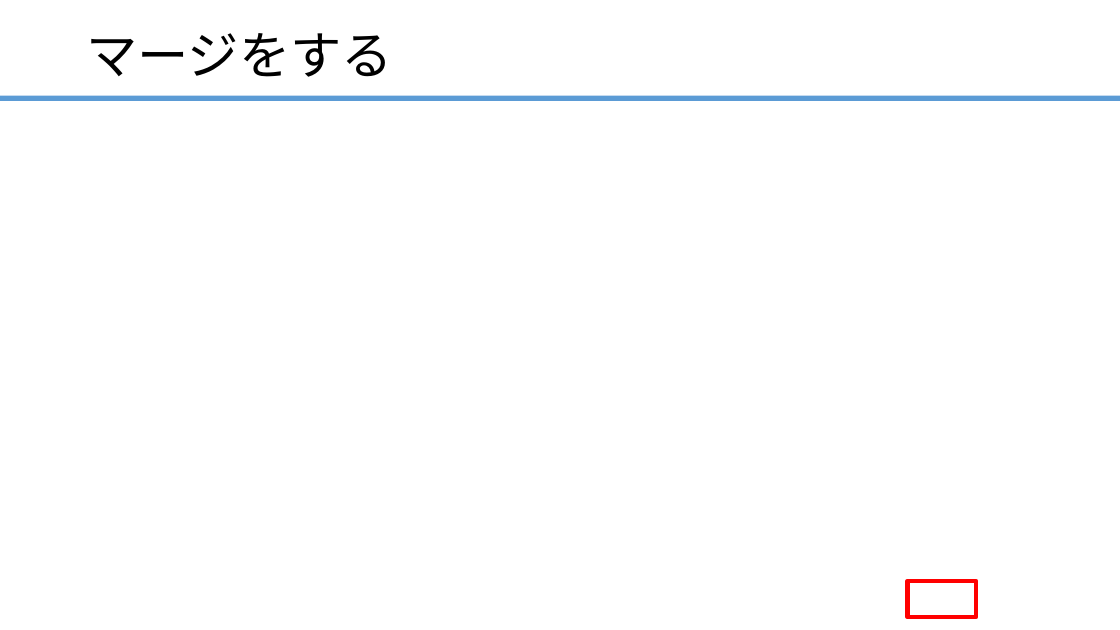
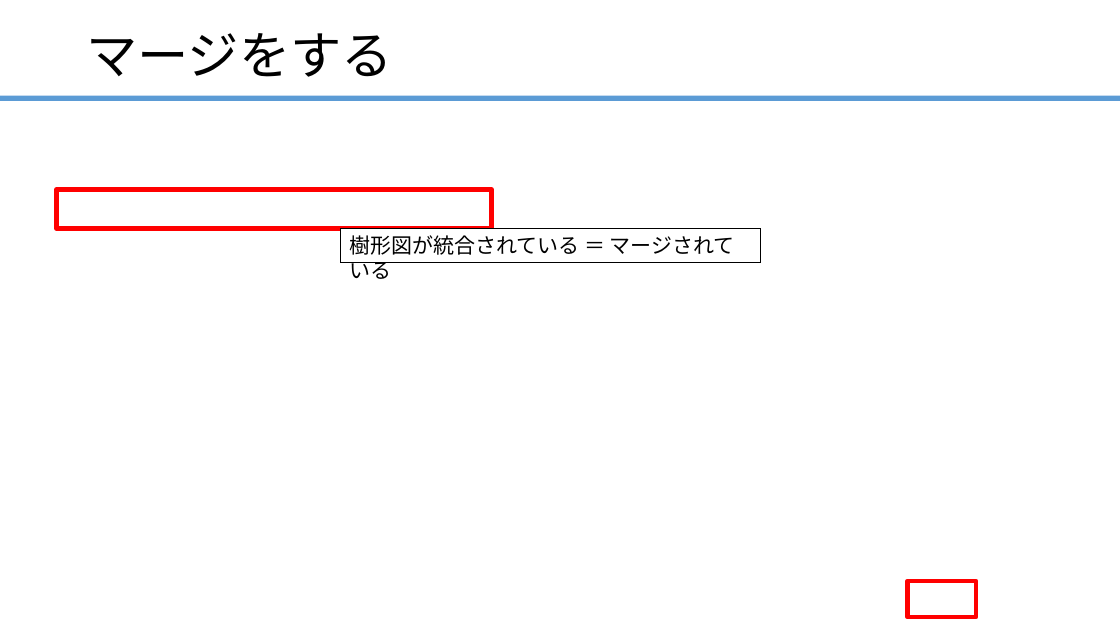
Before and after one commit to ainsAins/Git-, a slide deck: slide 38 of ハンズオン_Git入門.pptx. Drawn at 1120x630 pixels with LibreOffice and Linux fonts; fonts in the diff are those of the drawing; background and template pictures are left out. Boxes give left, top, right and bottom in pixels: in the first picture for what was removed or moved away, otherwise in the second. Text is boxed around its words. In the diff, an @@ line names an element or a change of style, - is before the commit and + after.

```diff
--- a/ハンズオン_Git入門.pptx
+++ b/ハンズオン_Git入門.pptx
@@ rectangle added at [56, 190, 492, 229], outline #FF0000 4 pt @@
@@ rectangle added at [341, 229, 761, 262], fill #FFFFFF, outline #000000 0.75 pt, 18 pt, text #000000 @@
+樹形図が統合されている ＝ マージされている
```
Also in this commit, not shown: 2 other slides changed.
